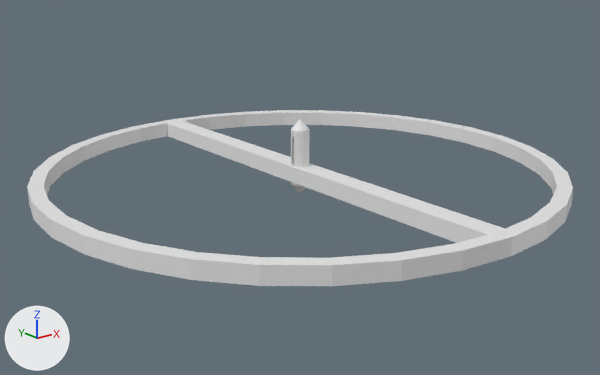
A saved change to the Blender file clock/testwheel/testwheel.blend.
Before and after are seen from a 50 mm camera at (-115.4, -144.2, 53.4) aimed at (-1.4, -1.6, -3.6). The lights are fixed; the arrows at lower left show +X, +Y and +Z.

The first picture shows '00AWheel'.
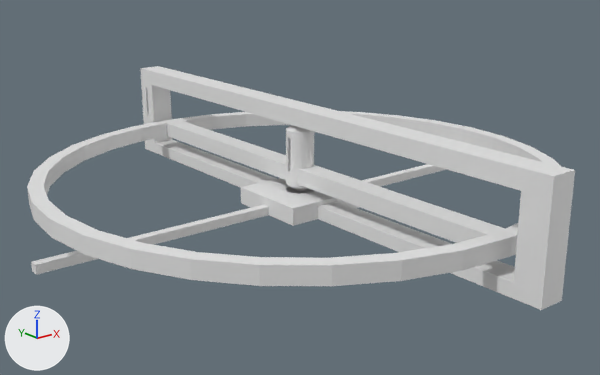
Not drawn themselves, but carrying or shaping drawn objects: ob_02legyupneg, ob_01slice_001, ob_01shaft, ob_02slice, ob_02legyup.

Edits to the bpy script that builds the scene:
```text
Change ob_02slice:
    ob_02slice.location: (1.199, 63.47, 4.762) -> (0.0, 66.25, 5.86)
    ob_02slice.scale: (6.18, 0.391, 3.44) -> (7.12, 0.45, 3.96)
Change ob_02legyupneg:
    ob_02legyupneg.scale: (3.86, 61.1, 8.39) -> (3.86, 63.1, 8.39)
Change ob_02legyup:
    ob_02legyup.scale: (1.21, 65.8, 11.8) -> (2.93, 69.2, 11.8)
Change ob_02pad:
    remove ob_02pad.hide_viewport = True
Change ob_01slice_001:
    ob_01slice_001.location: (0.0, 0.0, 4.762) -> (0.0, 0.0, 4.073)
    ob_01slice_001.scale: (6.18, 0.391, 3.44) -> (7.12, 0.45, 3.96)
Change ob_01shaft:
    remove _m = ob_01shaft.modifiers.new('Boolean', 'BOOLEAN')
    remove _m.object = ob_01slice_001
    remove _m.solver = 'FLOAT'
    ob_01shaft.scale: (2.14, 2.14, 6.44) -> (3.23, 3.23, 6.44)
```

Boxes [x1, y1, x2, y2] around the edits, measured in the pictures (600 x 375 px):
'00AWheel', reshaped, modifiers changed
    before: [27, 110, 573, 286]
    after: [27, 111, 560, 286]
'02Pad', shown
    after: [31, 66, 575, 310]
